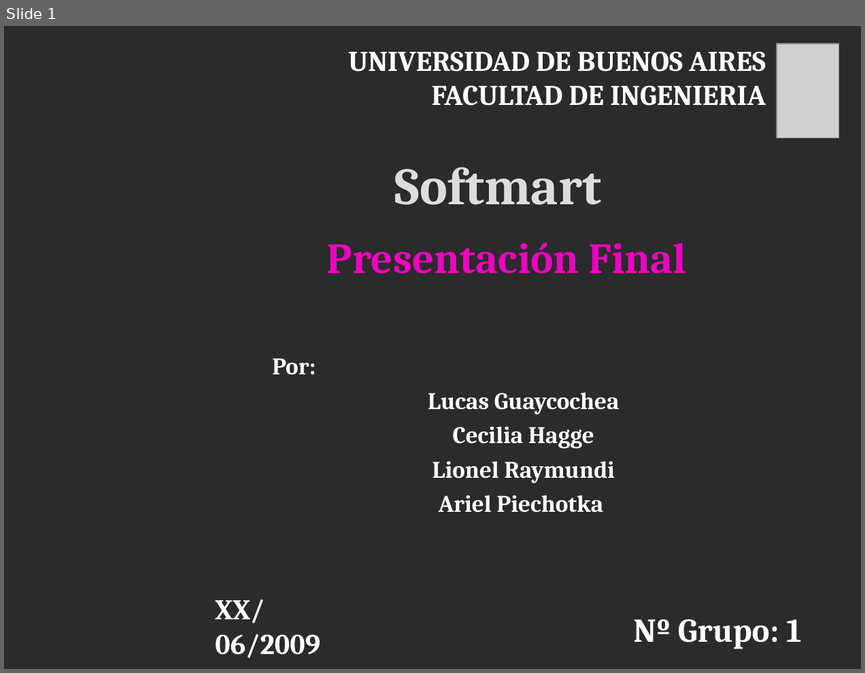
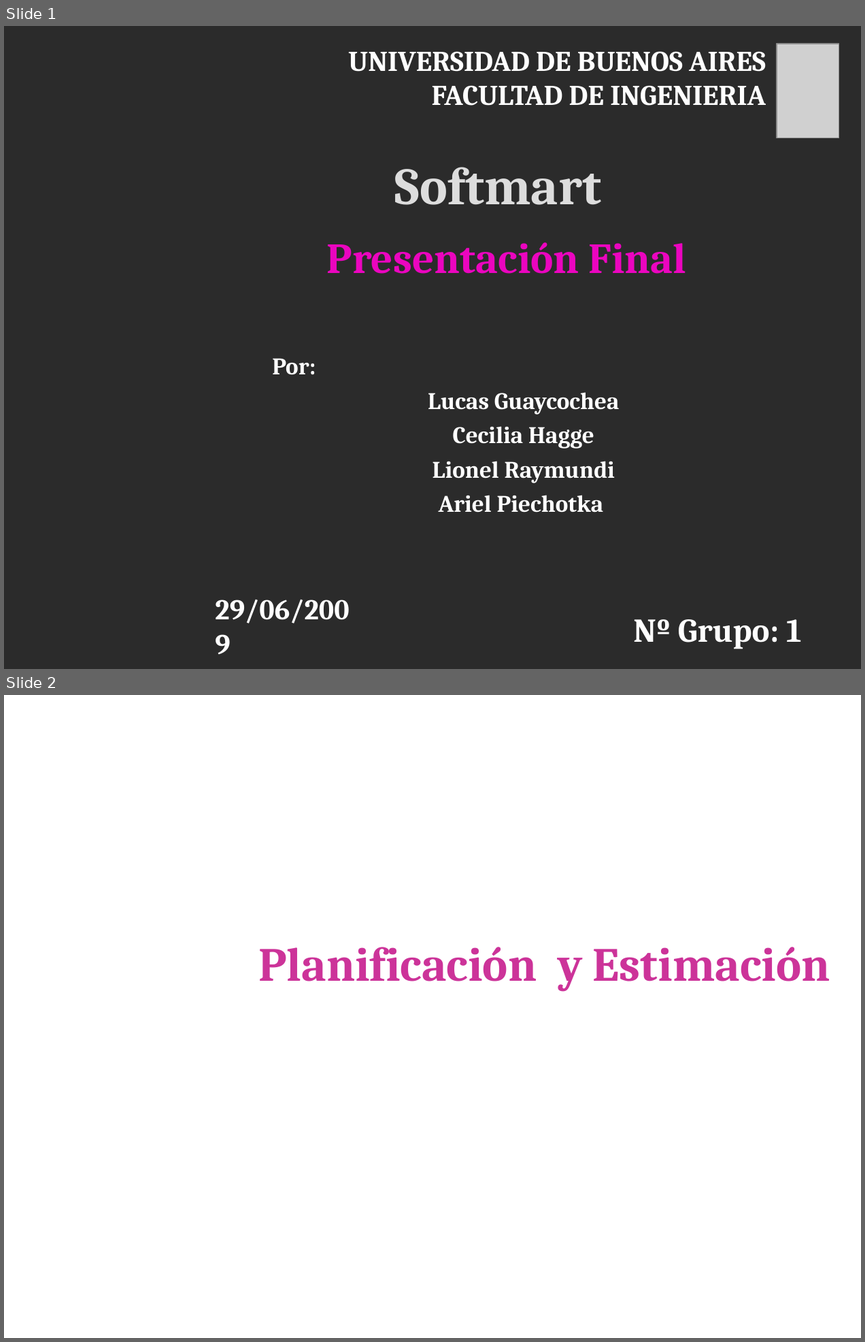
Before and after one commit to emmanuelfls371/softmart7547, a slide deck: docs/CarpetaEntrega/PresFinal.ppt. Shown one above the other, each under a label of ours: slide 1 before the commit, slides 1 and 2 after it. The pictures are 865x673 and 865x1342 pixels, drawn with LibreOffice and Linux fonts; fonts in the diff are those of the drawing; grey boxes stand for pictures; background and template pictures are left out; a plain dark background stands for a picture behind light text. Boxes give left, top, right and bottom in pixels: in the first picture for what was removed or moved away, otherwise in the second. Text is boxed around its words. In the diff, an @@ line names an element or a change of style, - is before the commit and + after.

```diff
--- a/docs/CarpetaEntrega/PresFinal.ppt
+++ b/docs/CarpetaEntrega/PresFinal.ppt
@@ slide 2 added at (4, 695, 861, 1338), background picture (left out) @@
@@ title added at (258, 947, 830, 991), 40 pt, text #CC3399, bold @@
+Planificación y Estimación
@@ slide 1 changed as well @@
@@ text at (215, 599, 349, 623): text changed @@
-XX/06/2009
+29/06/2009
```
Also in this commit, not shown: 4 other slides changed, 15 other slides added, 1 slide removed, 3 other files.
